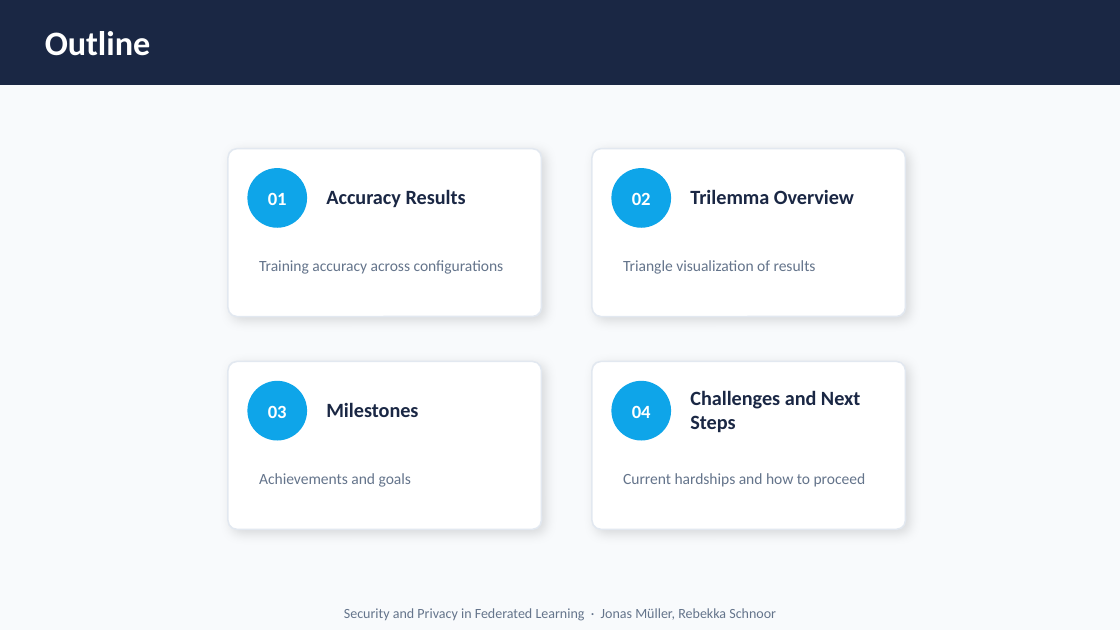
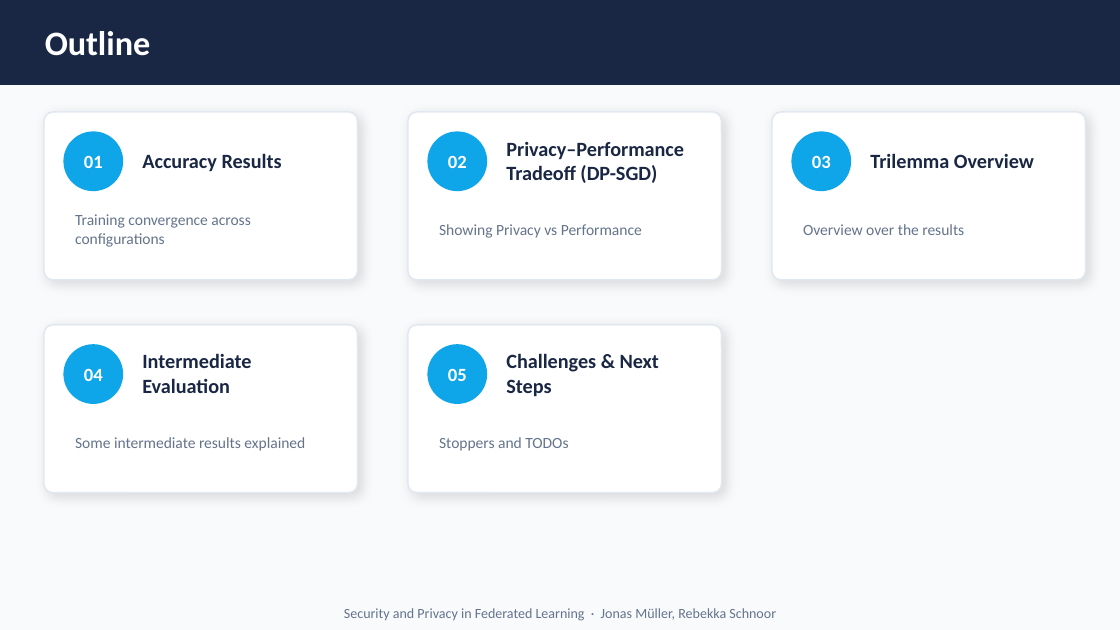
Before and after one commit to r-jschnoor/DPaDS, a slide deck: slide 2 of submission/intermediate-presentation-25-06-2026.pptx. Drawn at 1120x630 pixels with LibreOffice and Linux fonts; fonts in the diff are those of the drawing. Boxes give left, top, right and bottom in pixels: in the first picture for what was removed or moved away, otherwise in the second. Text is boxed around its words. In the diff, an @@ line names an element or a change of style, - is before the commit and + after.

```diff
--- a/submission/intermediate-presentation-25-06-2026.pptx
+++ b/submission/intermediate-presentation-25-06-2026.pptx
@@ rounded rectangle: place and size @@
-rounded rectangle at (592,362,906,530)
+rounded rectangle at (44,112,357,280)
@@ ellipse: place and size @@
-ellipse at (613,382,671,440)
+ellipse at (64,132,122,190)
@@ 3 texts: place and size @@
-3 texts at (268,189,651,207)
+3 texts at (84,153,467,171)
@@ text added at (506,142,684,183), 13 pt, text #1A2744, bold @@
+Privacy–Performance Tradeoff (DP-SGD)
@@ 3 rounded rectangles, 3 ellipses, 1 text: place and size @@
-3 rounded rectangles, 3 ellipses, 1 text at (228,149,906,530)
+3 rounded rectangles, 3 ellipses, 1 text at (408,112,1085,493)
@@ text "03": place and size @@
-text "03" at (268,405,287,418)
+text "03" at (812,155,831,168)
@@ text at (75,214,250,247): text changed @@
-Training accuracy across configurations
+Training convergence across configurations
@@ text added at (439,224,642,238), 10 pt, text #64748B @@
+Showing Privacy vs Performance
@@ text added at (803,224,964,235), 10 pt, text #64748B @@
+Overview over the results
@@ text removed at (623,260,816,274) @@
-Triangle visualization of results
@@ rounded rectangle added at (44,325,357,493), fill #FFFFFF, outline #E2E8F0 1 pt @@
@@ text "04": place and size @@
-text "04" at (632,405,651,418)
+text "04" at (84,368,103,381)
@@ ellipse added at (64,345,122,403), fill #0EA5E9, outline #0EA5E9 1 pt @@
@@ text added at (142,353,251,393), 13 pt, text #1A2744, bold @@
+Intermediate Evaluation
@@ text at (506,353,659,396): text changed @@
-Challenges and Next Steps
+Challenges & Next Steps
@@ text added at (448,368,467,381), 12 pt, text #FFFFFF, bold @@
+05
@@ text removed at (326,402,418,417) @@
-Milestones
@@ text added at (75,437,305,451), 10 pt, text #64748B @@
+Some intermediate results explained
@@ text added at (439,437,568,451), 10 pt, text #64748B @@
+Stoppers and TODOs
@@ text removed at (259,473,411,487) @@
-Achievements and goals
@@ text removed at (623,473,866,487) @@
-Current hardships and how to proceed
```
Also in this commit, not shown: 3 other slides changed, 15 slides added, 2 slides removed, 8 other files.
